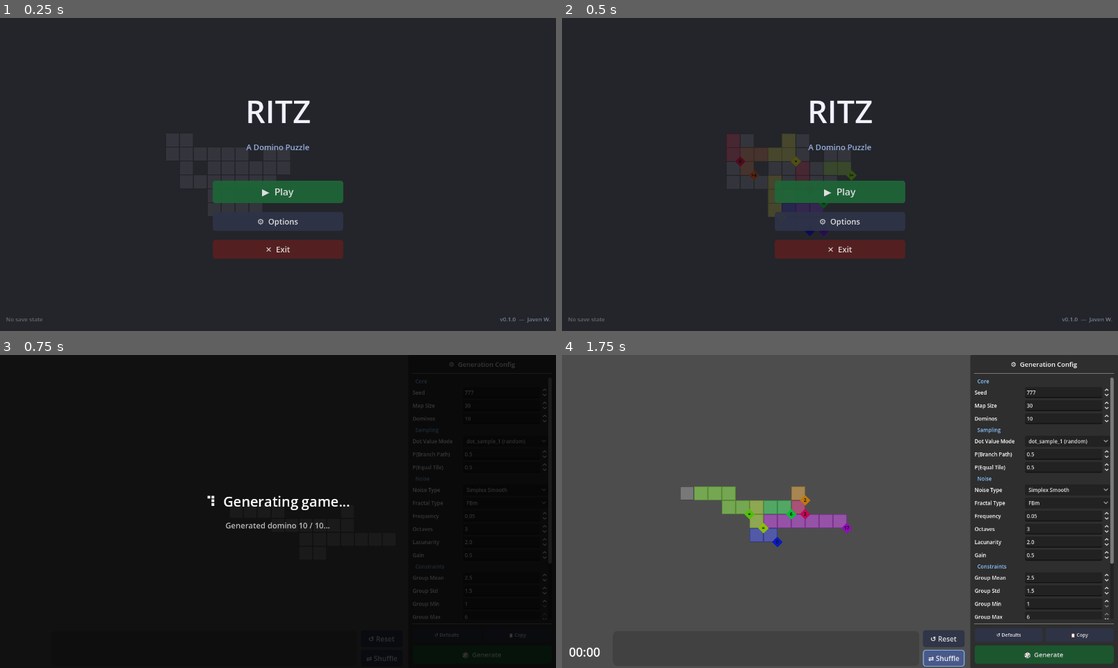
Above: before the commit, frames 1-4 (two rows, left to right).
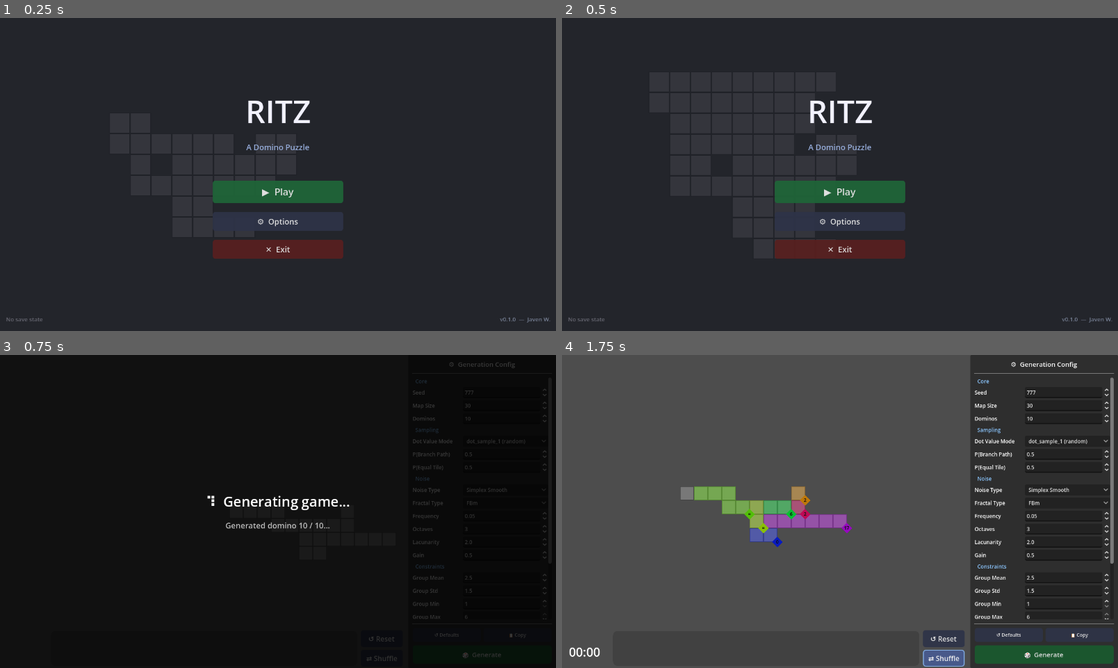
Above: after the commit, the same moments.

Repository: Javen-W/Ritz
Game: Godot game, scene res://main_menu.tscn
Two runs of this game, one before a commit and one after it. Both use one fixed random seed, a clock stepped at 60 frames per second and the inputs below.
Inputs:
- Up to frame 1 (0.25 s): no input
- Up to frame 2 (0.5 s): no input
- Up to frame 3 (0.75 s): click "▶ Play" at 0.5 s
- Up to frame 4 (1.75 s): click "⇄ Shuffle" at 1.25 s

The runs differ from the first frame. In frame 2, 0.5% of the frame differs, in the area x 29-53%, y 37-70%; in frame 3, nothing differs; in frame 4, nothing differs.
Error before the commit: Invalid access to property or key 'process_frame' on a base object of type 'null instance'. (res://main_menu.gd:204)
Error after the commit: Invalid access to property or key 'process_frame' on a base object of type 'null instance'. (res://main_menu.gd:153)

Commit message:
adjust background parameters

Diff:
--- a/main_menu.gd
+++ b/main_menu.gd
@@ -16,7 +16,7 @@
 
 # Background generation settings
 const BG_MAP_SIZE:     int   = 35
-const BG_NUM_DOMINOS:  int   = 20
+const BG_NUM_DOMINOS:  int   = 250
 const BG_TILE_SIZE:    float = 64.0
 
 # Camera pan
@@ -59,7 +59,7 @@
 func _ready() -> void:
 	# Background world (tiles + constraints rendered by the Node2D camera)
 	_bg_camera = Camera2D.new()
-	_bg_camera.zoom = Vector2(0.5, 0.5)
+	_bg_camera.zoom = Vector2(0.75, 0.75)
 	add_child(_bg_camera)
 
 	_bg_tiles = Node2D.new()
Not shown: 1 places in game.tscn that only renumber resources
Not shown: 1 places in main_menu.tscn that only renumber resources
